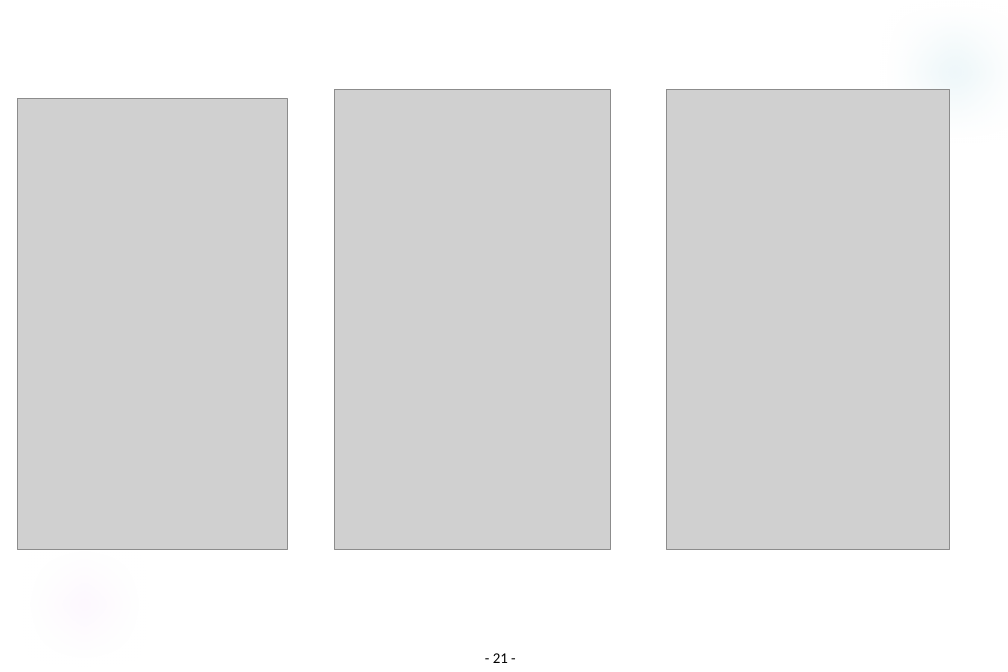
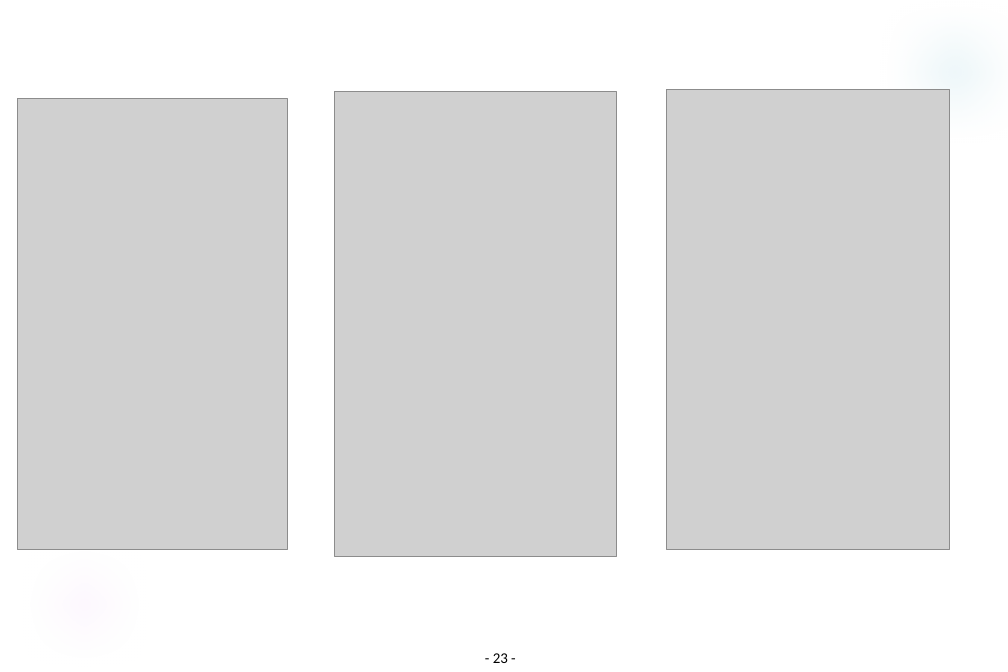
Before and after one commit to sunrin-android/Workbooks, a slide deck: slide 23 of 안드로이드13_(스레드핸들러).pptx (slide 21 before the commit). Drawn at 1008x672 pixels with LibreOffice and Linux fonts; fonts in the diff are those of the drawing; grey boxes stand for pictures; background and template pictures are left out. Boxes give left, top, right and bottom in pixels: in the first picture for what was removed or moved away, otherwise in the second. Text is boxed around its words. In the diff, an @@ line names an element or a change of style, - is before the commit and + after.

```diff
--- a/안드로이드13_(스레드핸들러).pptx
+++ b/안드로이드13_(스레드핸들러).pptx
@@ picture: place and size @@
-picture at bbox=[335, 89, 611, 549]
+picture at bbox=[335, 91, 616, 556]
@@ page number at bbox=[493, 653, 508, 663]: text changed @@
-- 21 -
+- 23 -
```
Also in this commit, not shown: 15 other slides changed, 16 slides added, 3 slides removed.
